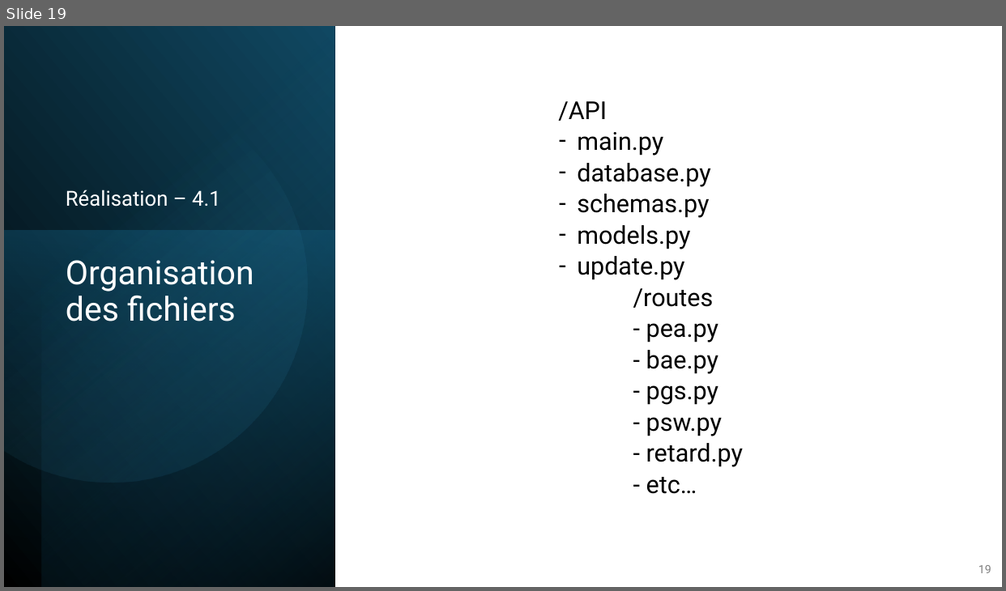
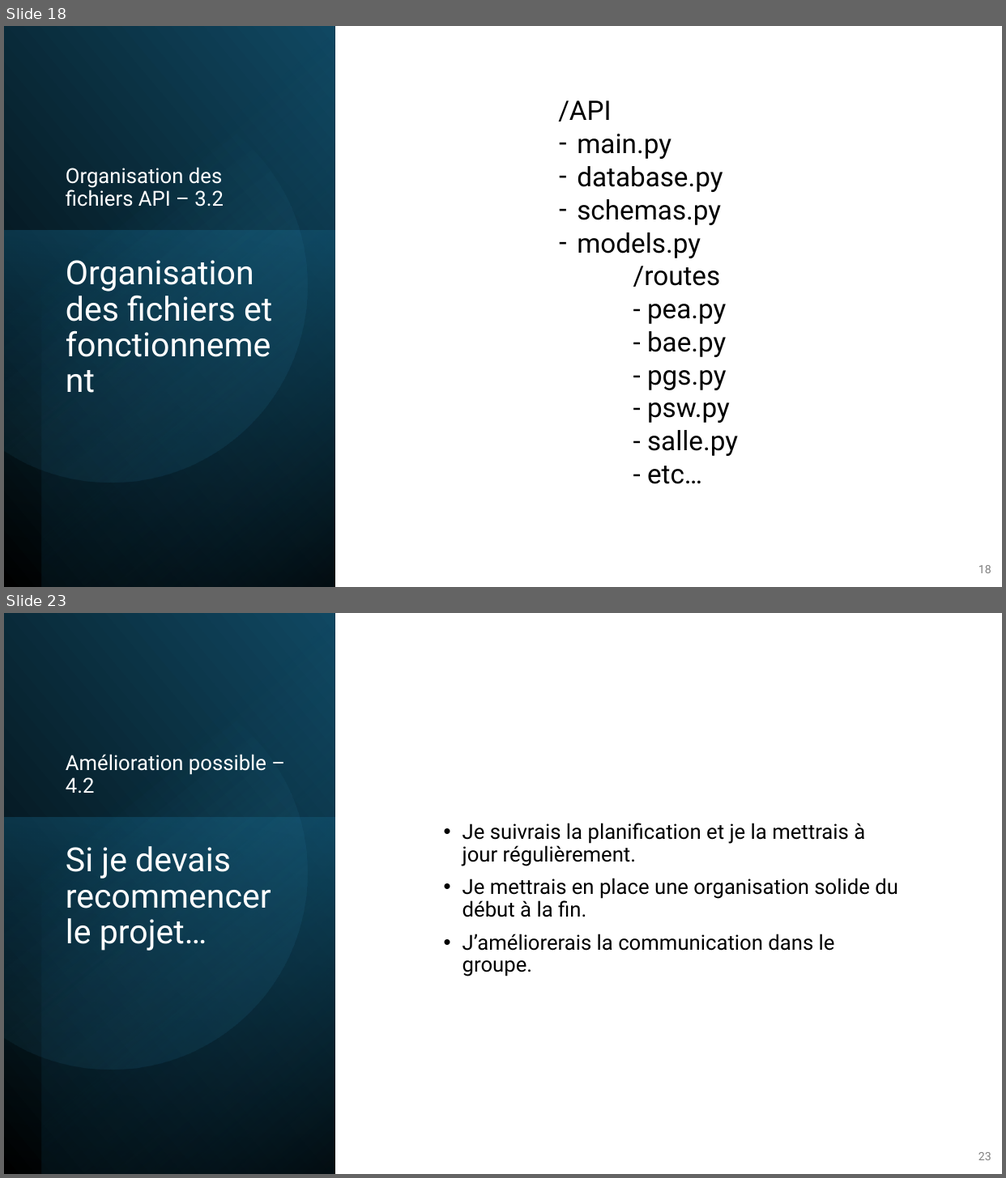
Before and after one commit to RobinMartineau/Acc-s-campus-, a slide deck: BDD/Présentation/BDD.pptx. Shown one above the other, each under a label of ours: slide 19 before the commit, slides 18 and 23 after it; the slides between them are not shown. The pictures are 1006x591 and 1006x1178 pixels, drawn with LibreOffice and Linux fonts; fonts in the diff are those of the drawing. Boxes give left, top, right and bottom in pixels: in the first picture for what was removed or moved away, otherwise in the second. Text is boxed around its words. In the diff, an @@ line names an element or a change of style, - is before the commit and + after.

```diff
--- a/BDD/Présentation/BDD.pptx
+++ b/BDD/Présentation/BDD.pptx
@@ slide 23 added at box(4, 613, 1002, 1174), background #FFFFFF @@
@@ rectangle added at box(4, 613, 335, 1174), fill gradient #000000 to #104862 @@
@@ rectangle added at box(41, 613, 335, 1174), fill gradient #000000 to #156082 @@
@@ freeform shape added at box(4, 652, 343, 1105), fill gradient #46B1E1 to #104862 @@
@@ text added at box(66, 754, 266, 793), 20 pt, text #FFFFFF @@
+Amélioration possible – 4.2
@@ rectangle added at box(4, 818, 335, 1174), fill gradient #156082 to #0B3041 @@
@@ text added at box(462, 823, 898, 977), 20 pt, text #000000 @@
+• Je suivrais la planification et je la mettrais à jour régulièrement.
+• Je mettrais en place une organisation solide du début à la fin.
+• J’améliorerais la communication dans le groupe.
@@ title added at box(66, 846, 271, 951), 32 pt, text #FFFFFF @@
+Si je devais recommencer le projet…
@@ page number added at box(978, 1152, 991, 1161), 11 pt, text #808080 @@
+23
@@ what was slide 19 is now slide 18 @@
@@ slide 18 changed as well @@
@@ text at box(558, 101, 730, 484): size 23.8 to 25.9 pt @@
@@ text at box(66, 167, 224, 207): text changed @@
-Réalisation – 4.1
+Organisation des fichiers API – 3.2
@@ title at box(66, 260, 272, 322): text changed @@
-Organisation des fichiers
+Organisation des fichiers et fonctionnement
@@ text at box(577, 256, 684, 280): paragraph removed @@
-– update.py
@@ text at box(647, 430, 738, 456): text changed; size 23.8 to 25.9 pt @@
-- retard.py
+- salle.py
```
Also in this commit, not shown: 1 other slide changed, 11 other slides added, 23 slides removed.
